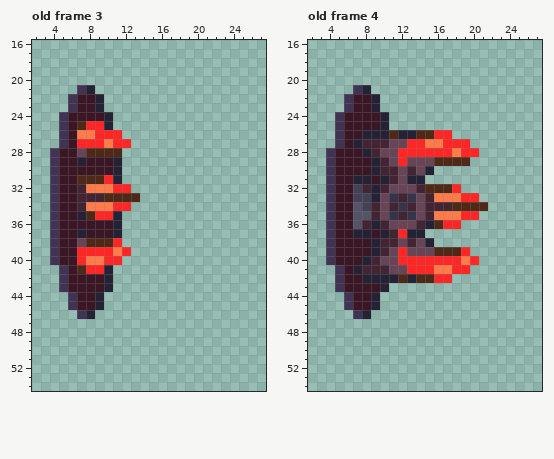
Edited in one commit: pixel-art file (Assets/portal-spear.aseprite). Above is the file before it was changed.
64x64 pixels, 6 frames. Shown: old frame 3: x 2..27, y 16..54; old frame 4: x 2..27, y 16..54.
The same view after the edit:
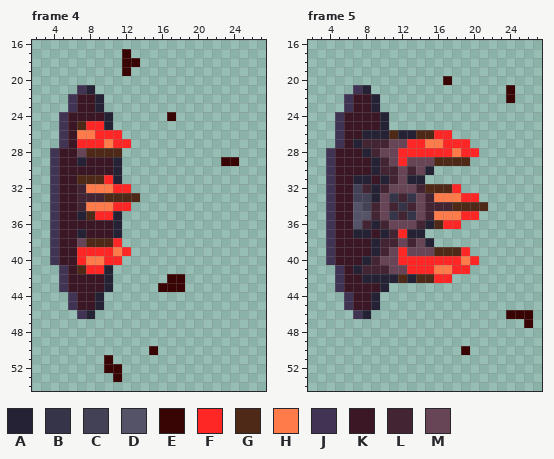
Palette (. is transparent): A #242234  B #363449  C #434156  D #555368  E #380404  F #ff2626  G #4e2918  H #ff7b4a  J #403353  K #3b1725  L #422433  M #684556
From old to new:
frames 6 -> 7
Frame 4 against old frame 3:
y 17: x 12 . -> E
y 18: x 12..13 .. -> EE
y 19: x 12 . -> E
y 24: x 17 . -> E
y 29: x 23..24 .. -> EE
y 42: x 17..18 .. -> EE
y 43: x 16..18 ... -> EEE
y 50: x 15 . -> E
y 51: x 10 . -> E
y 52: x 10..11 .. -> EE
y 53: x 11 . -> E
Frame 5 against old frame 4:
y 20: x 17 . -> E
y 21..22: x 24 . -> E
y 46: x 24..26 ... -> EEE
y 47: x 26 . -> E
y 50: x 19 . -> E
